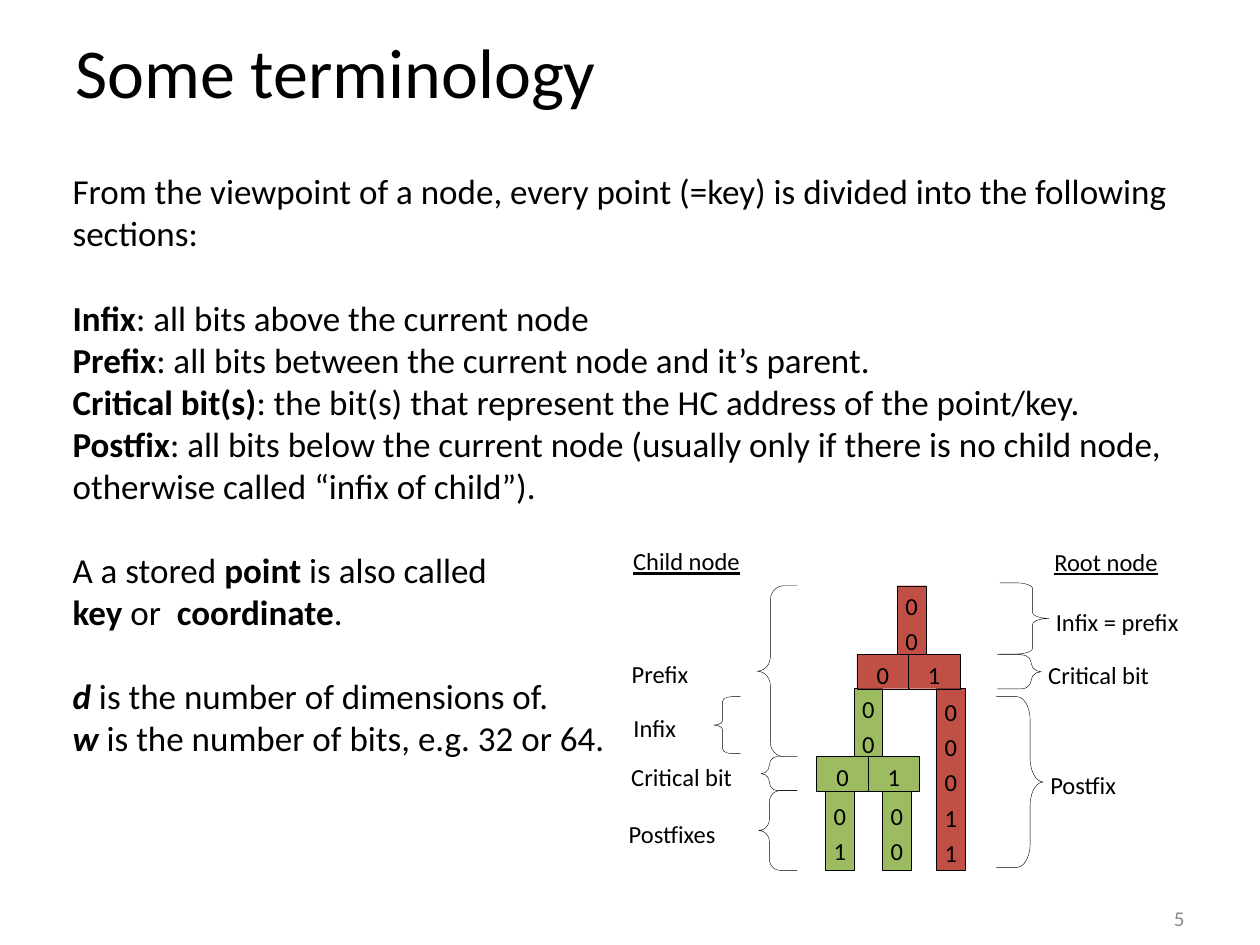
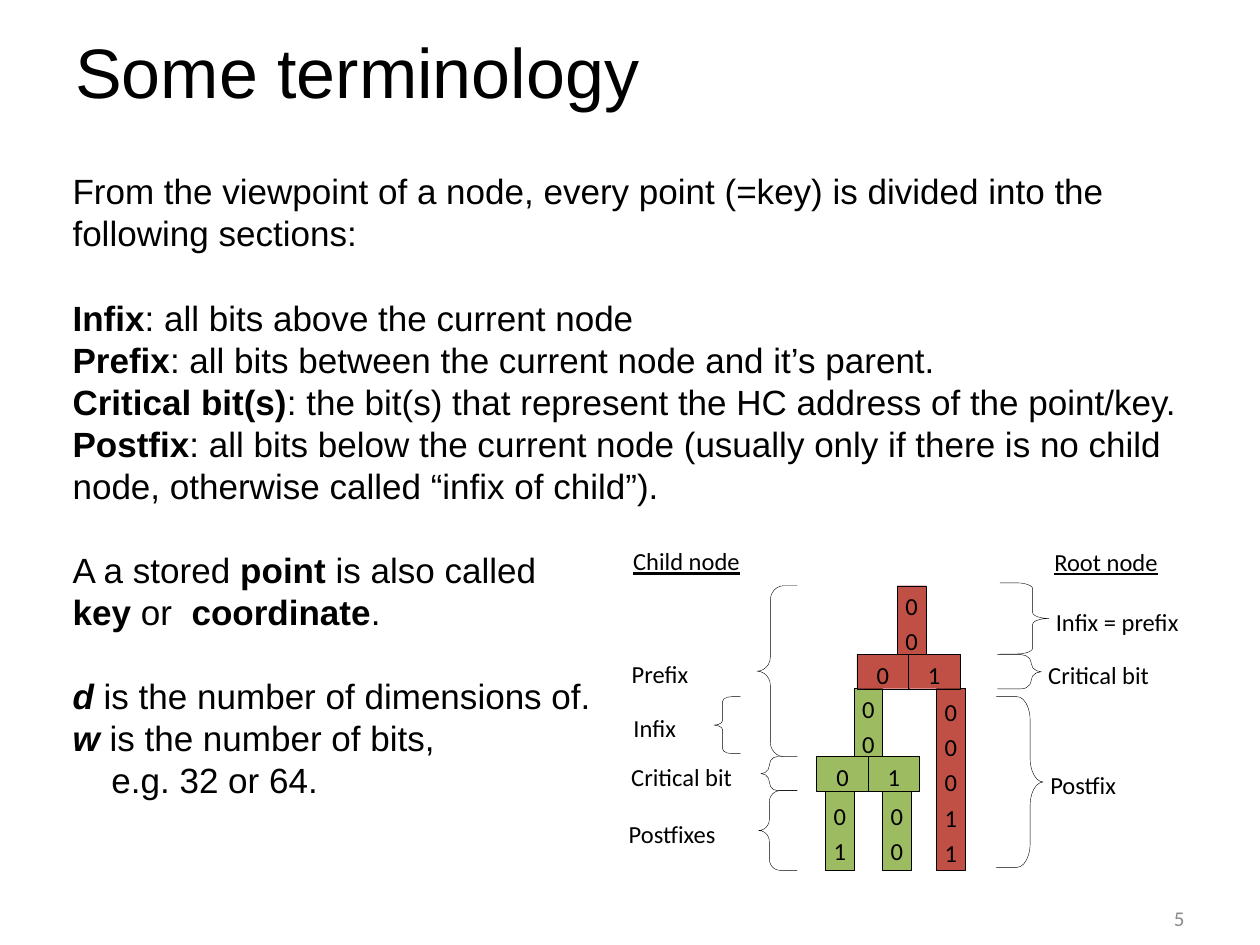
Before and after one commit to tzaeschke/phtree-site, a slide deck: slide 5 of originals/PH-tree-presentation-2018.odp. Drawn at 1260x945 pixels with LibreOffice and Linux fonts; fonts in the diff are those of the drawing. Boxes give left, top, right and bottom in pixels: in the first picture for what was removed or moved away, otherwise in the second. Text is boxed around its words. In the diff, an @@ line names an element or a change of style, - is before the commit and + after.

```diff
--- a/originals/PH-tree-presentation-2018.odp
+++ b/originals/PH-tree-presentation-2018.odp
@@ text "Some terminology" at (75,47,639,111): font Calibri to Arial @@
@@ text at (73,178,1175,710): font Calibri to Arial @@
@@ text at (73,725,434,800): text changed; font Calibri to Arial @@
-w is the number of bits, e.g. 32 or 64.
+w is the number of bits,
+e.g. 32 or 64.
```
Also in this commit, not shown: 3 other slides changed, 2 slides added, 1 other file.
